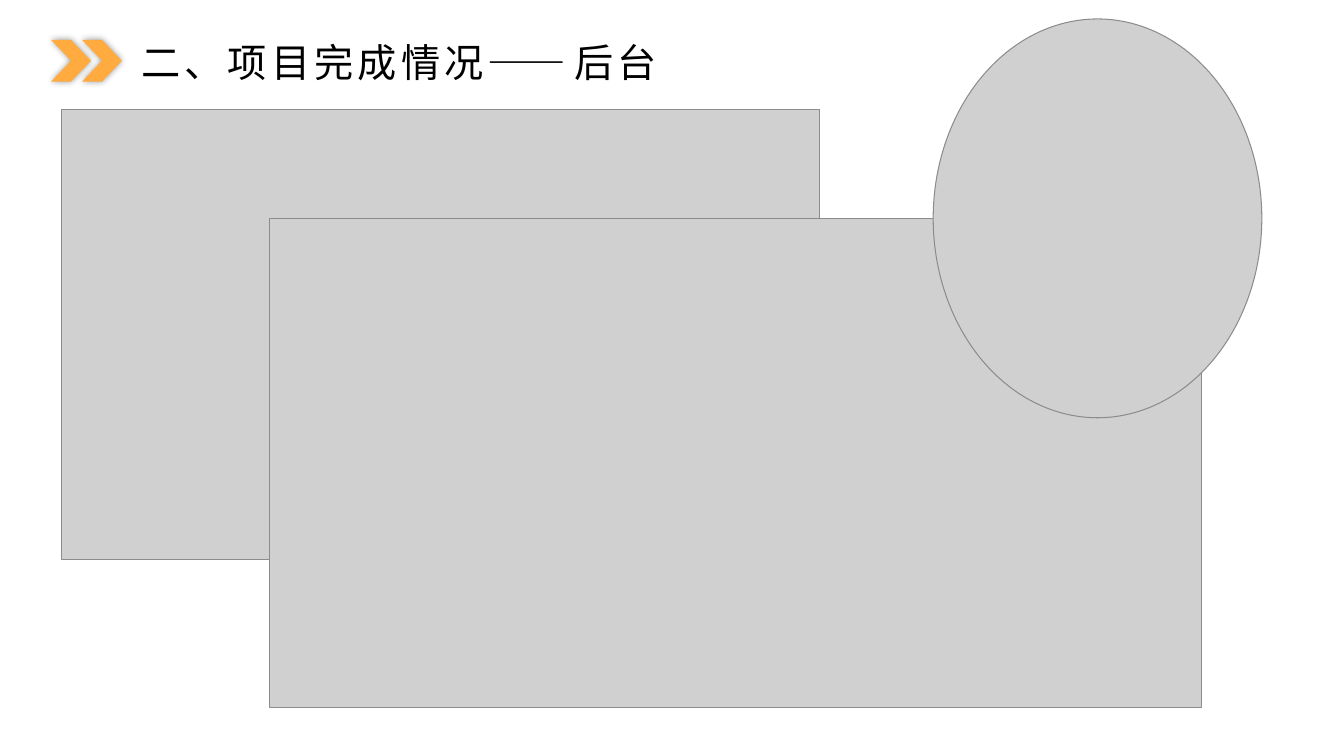
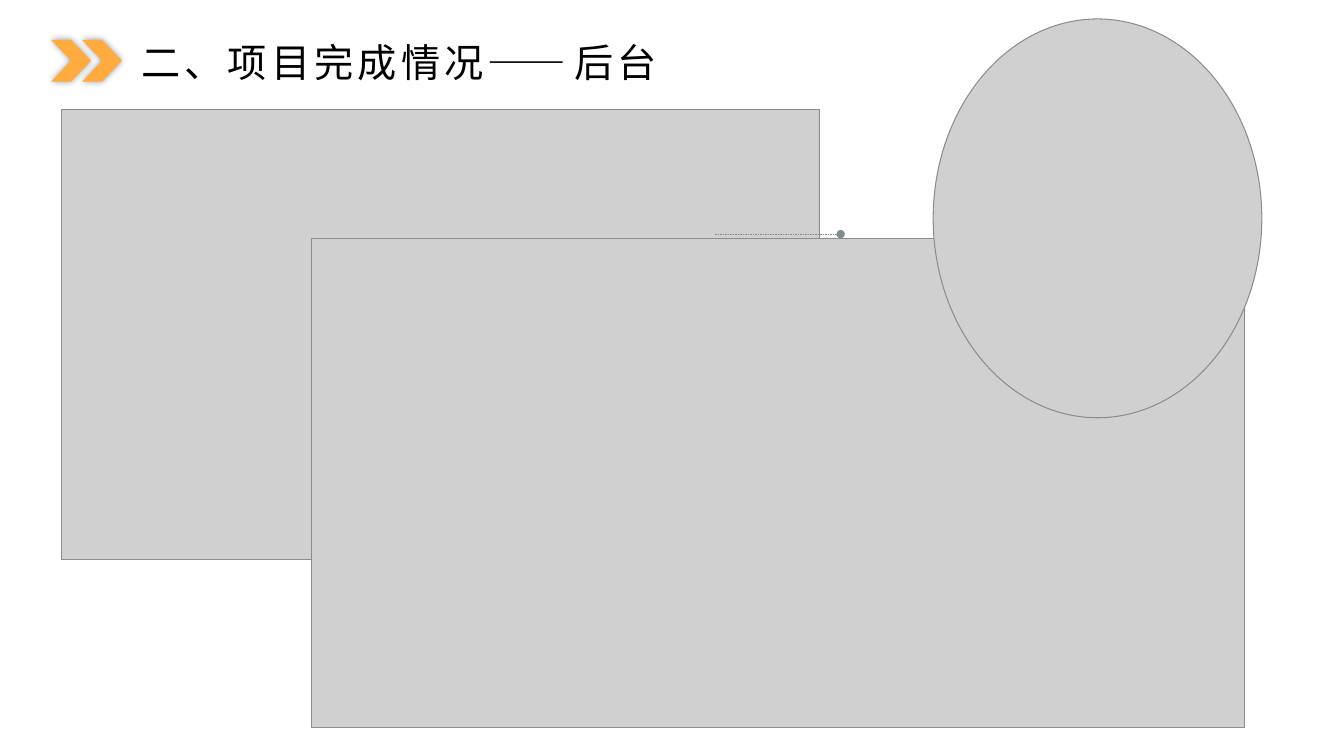
Before and after one commit to yy207/myshop, a slide deck: slide 9 of MyShop/files/线上商店(乐购网)演示文档.pptx (slide 8 before the commit). Drawn at 1344x756 pixels with LibreOffice and Linux fonts; fonts in the diff are those of the drawing; grey boxes stand for pictures. Boxes give left, top, right and bottom in pixels: in the first picture for what was removed or moved away, otherwise in the second. Text is boxed around its words. In the diff, an @@ line names an element or a change of style, - is before the commit and + after.

```diff
--- a/MyShop/files/线上商店(乐购网)演示文档.pptx
+++ b/MyShop/files/线上商店(乐购网)演示文档.pptx
@@ picture: place and size @@
-picture at <box>269,219,1202,708</box>
+picture at <box>312,238,1244,727</box>
@@ arrow added from (716, 234) to (841, 234), #7F8C8D 0.25 pt dashed @@
```
Also in this commit, not shown: 4 other slides changed, 1 slide added.
